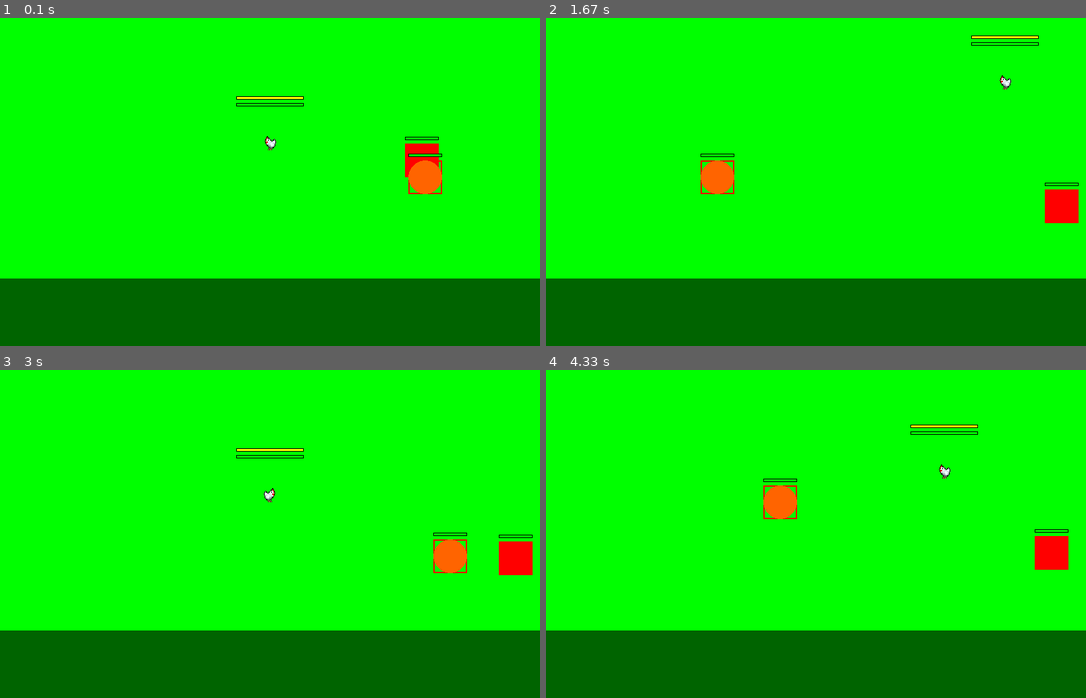
Above: before the commit, frames 1-4 (two rows, left to right).
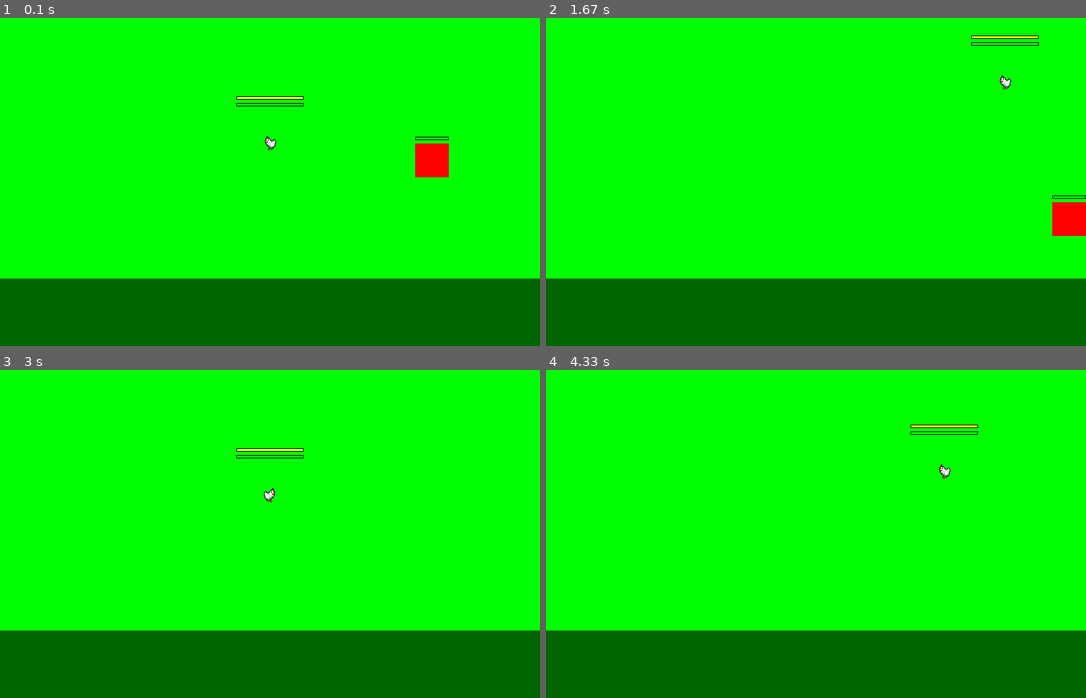
Above: after the commit, the same moments.

Repository: Zakihung/The-Chickening
Game: pygame game, started from main.py
Same seed, same stepped clock (60 frames per second), same inputs: the game is played once before the commit and once after it.
Inputs:
- Up to frame 1 (0.1 s): no input
- Up to frame 2 (1.67 s): hold Right 0.33-0.8 s; hold Up 0.83-1.13 s; hold Right 1.17-1.63 s
- Up to frame 3 (3 s): hold Left 1.67-2.2 s; hold Down 2.23-2.53 s; hold Left 2.57-2.97 s
- Up to frame 4 (4.33 s): hold Up 3-3.37 s; hold Right 3.4-4.03 s; hold Down from 4.07 s (still down)

The runs differ from the first frame. In frame 1, 0.9% of the frame differs, in the area x 75-84%, y 36-54%; in frame 2, 1.3%, in the area x 28-100%, y 41-67%; in frame 3, 1.3%; in frame 4, 1.3%.

Commit message:
Add shield AI for 'shield' enemy with back weak point and directional damage

Diff:
--- a/modules/entities/enemy.py
+++ b/modules/entities/enemy.py
@@ -47,6 +47,14 @@
         self.bomb_speed = 4  # Tốc độ ném bom (chậm hơn arrow)
         self.bomb_throw_range_min = 200  # Min dist để ném
         self.bomb_throw_range_max = 400  # Max dist để ném
+        self.shield_turn_timer = 0  # Timer quay lưng (expose back)
+        self.shield_turn_duration = 0  # Thời gian expose back (1-2s)
+        self.shield_cooldown = 0  # Cooldown trước khi turn back lại
+        self.back_weak_mult = 2.0  # Sát thương x2 nếu hit back
+        self.front_resist_mult = 0.2  # Giảm 80% damage nếu hit front
+        self.shield_hp = 50  # HP riêng cho khiên (giảm khi hit front)
+        self.shield_max_hp = 50
+        self.facing_player = True  # Flag quay mặt player (shield front)
 
     def update(self, delta_time, player=None):
         """
@@ -140,6 +148,31 @@
                         if not proj.alive:
                             self.projectiles.remove(proj)
 
+                elif self.type == 'shield':
+                    # Shield AI: Quay mặt player (shield front), random turn back expose weak
+                    if dist > 0:
+                        base_dir = pygame.Vector2(dx / dist, dy / dist)
+                        self.direction = -base_dir  # Quay mặt player (direction ngược = face to)
+
+                    # Turn back logic: Random expose back
+                    if self.shield_turn_duration <= 0 and self.shield_cooldown <= 0:
+                        if random.random() < 0.01:  # 1% chance mỗi frame ~1s average
+                            self.facing_player = False  # Turn back
+                            self.shield_turn_duration = random.uniform(1, 2)
+                    if self.shield_turn_duration > 0:
+                        self.shield_turn_duration -= delta_time
+                        if self.shield_turn_duration <= 0:
+                            self.shield_cooldown = 3.0  # Cooldown 3s trước turn back tiếp
+                            self.facing_player = True
+                    if self.shield_cooldown > 0:
+                        self.shield_cooldown -= delta_time
+
+                    # Attack melee nếu gần và facing_player=False (back attack?)
+                    if dist < self.attack_range and not self.facing_player and not player.invincible:
+                        player.take_damage(self.attack_damage * 1.5)  # Stronger back attack
+
+                    self.speed = ENEMY_SPEED_BASE * 0.8  # Chậm hơn vì giáp nặng
+
                 else:
                     # Fallback random cho type khác
                     self.direction_change_timer -= delta_time
@@ -165,6 +198,32 @@
             if random.random() < DROP_THO_RATE:
                 print("Dropped thóc!")  # TODO: Tạo resource.py drop
 
+    def take_damage(self, damage, attacker_pos=None):
+        """
+        Override: Giảm damage front, full back, damage shield nếu front.
+        """
+        if self.type == 'shield' and attacker_pos:
+            if self.is_back_hit(attacker_pos):
+                damage *= self.back_weak_mult
+            else:
+                damage *= self.front_resist_mult
+                self.shield_hp -= damage * 0.5  # Damage shield riêng
+                if self.shield_hp <= 0:
+                    self.shield_hp = 0
+                    # Break shield: Full damage sau
+        super().take_damage(damage)
+
+    def is_back_hit(self, attacker_pos):
+        """
+        Check nếu hit từ phía sau (dot product < 0).
+        :param attacker_pos: Vị trí attacker (projectile hoặc player)
+        """
+        to_attacker = pygame.Vector2(attacker_pos[0] - self.rect.centerx, attacker_pos[1] - self.rect.centery)
+        to_attacker.normalize_ip()
+        facing_dir = -self.direction if self.facing_player else self.direction  # Front/back dir
+        dot = to_attacker.dot(facing_dir)
+        return dot < 0  # Back hit nếu góc >90 độ
+
     def draw(self, screen):
         """
         Override draw: Vẽ enemy với color theo type (placeholder).
--- a/modules/entities/projectile.py
+++ b/modules/entities/projectile.py
@@ -74,13 +74,13 @@
             if self.alive and entity.alive and entity != self:  # Không hit self
                 if self.type == 'ranged':
                     if rect_collision(self.rect, entity.rect):
-                        entity.take_damage(self.damage)
+                        entity.take_damage(self.damage, self.rect.center)
                         self.alive = False  # Destroy proj sau hit
                         hit_entities.append(entity)
                 elif self.type == 'bomb' and self.exploded:
                     # AOE check: Distance < radius
                     dist = math.hypot(self.rect.centerx - entity.rect.centerx, self.rect.centery - entity.rect.centery)
                     if dist <= self.aoe_radius:
-                        entity.take_damage(self.damage)
+                        entity.take_damage(self.damage, self.rect.center)
                         hit_entities.append(entity)
         return hit_entities  # Để sound/effect sau
--- a/modules/screens/game_screen.py
+++ b/modules/screens/game_screen.py
@@ -9,7 +9,7 @@
         self.screen = screen
         self.background_color = COLOR_GREEN
         self.player = Player()
-        self.test_enemy = Enemy(600, 300, 'bomber')  # Type 'bomber' để test
+        self.test_enemy = Enemy(600, 300, 'shield')  # Type 'shield'
         self.player.enemies = [self.test_enemy]  # Giữ cho projectile hit enemy
 
     def update(self, delta_time, keys):
